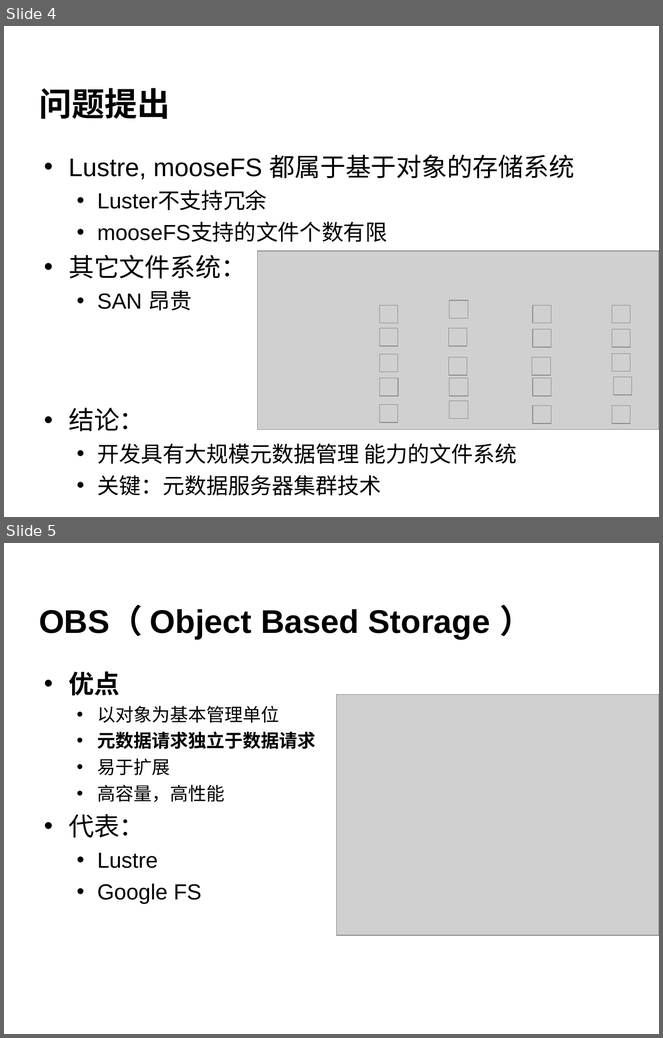
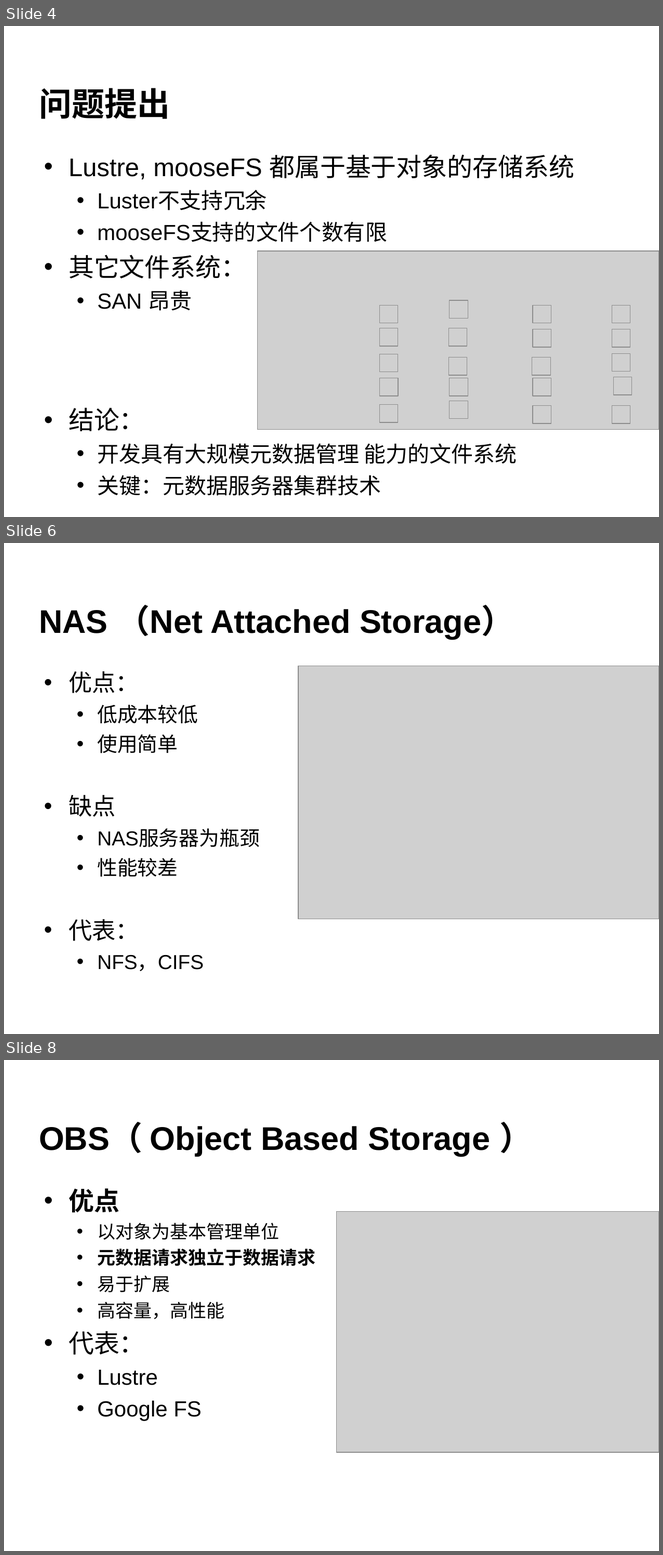
Before and after one commit to cheliequan/idning-paper, a slide deck: draft/答辩.ppt. Shown one above the other, each under a label of ours: slides 4 and 5 before the commit, slides 4, 6 and 8 after it; the slides between them are not shown. The pictures are 663x1038 and 663x1555 pixels, drawn with LibreOffice and Linux fonts; fonts in the diff are those of the drawing; grey boxes stand for pictures; background and template pictures are left out. Boxes give left, top, right and bottom in pixels: in the first picture for what was removed or moved away, otherwise in the second. Text is boxed around its words. In the diff, an @@ line names an element or a change of style, - is before the commit and + after.

```diff
--- a/draft/答辩.ppt
+++ b/draft/答辩.ppt
@@ slide 6 added at bbox=[4, 543, 659, 1034], background picture (left out) @@
@@ title added at bbox=[39, 605, 515, 639], 36 pt, text #000000, bold @@
+NAS （Net Attached Storage）
@@ picture added at bbox=[298, 666, 659, 919] @@
@@ text added at bbox=[68, 671, 260, 971], 22.2 pt, text #000000 @@
+• 优点：
+  • 低成本较低
+  • 使用简单
+• 缺点
+  • NAS服务器为瓶颈
+  • 性能较差
+• 代表：
+  • NFS，CIFS
@@ what was slide 5 is now slide 8 @@
```
Also in this commit, not shown: 9 slides changed, 4 other slides added.
